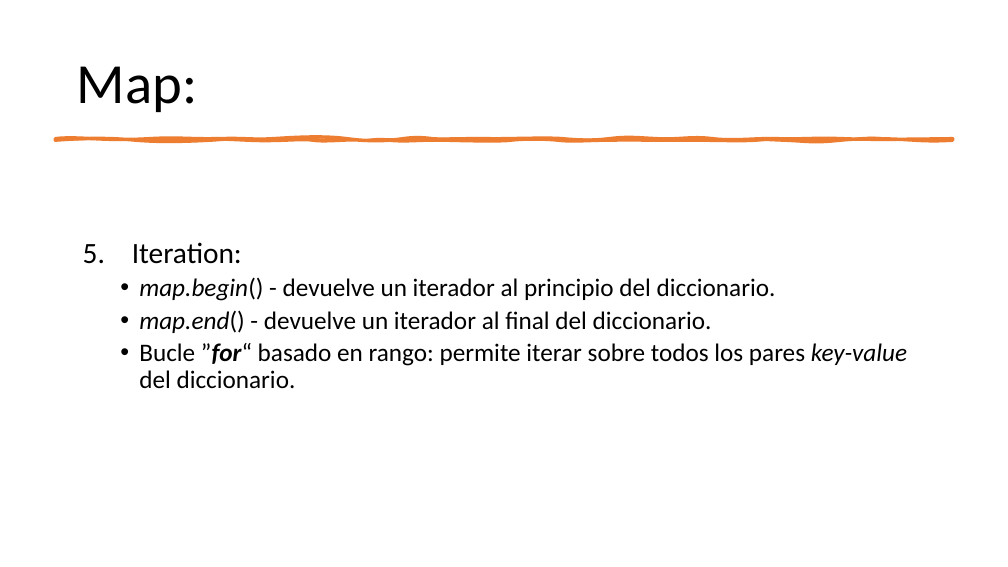
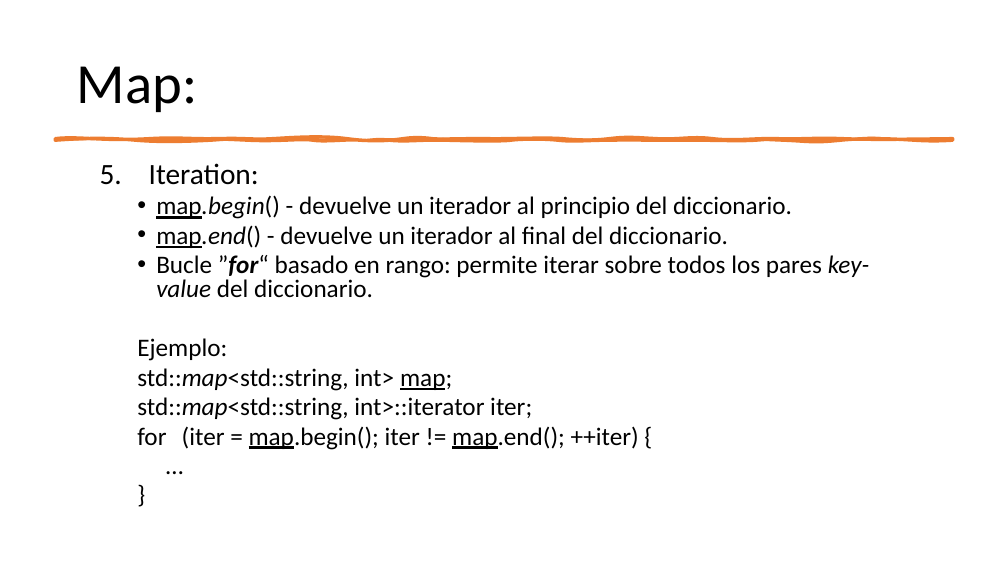
Before and after one commit to ppa-docencia-u/usm-ejemplos-estdatos, a slide deck: slide 107 of presentacion/Estructuras de datos-1.pptx. Drawn at 1008x567 pixels with LibreOffice and Linux fonts; fonts in the diff are those of the drawing. Boxes give left, top, right and bottom in pixels: in the first picture for what was removed or moved away, otherwise in the second. Text is boxed around its words. In the diff, an @@ line names an element or a change of style, - is before the commit and + after.

```diff
--- a/presentacion/Estructuras de datos-1.pptx
+++ b/presentacion/Estructuras de datos-1.pptx
@@ text "Iteration:": place and size @@
-text "Iteration:" at (132,242,907,389)
+text "Iteration:" at (137,163,869,450)
@@ text at (149,163,869,297): italic off, underline on in "map.begin()", "map.end()"; line spacing 0.9 to 0.8 @@
@@ text at (137,338,639,450): paragraphs added @@
+  Ejemplo:
+  std::map<std::string, int> map;
+  std::map<std::string, int>::iterator iter;
+  for (iter = map.begin(); iter != map.end(); ++iter) {
+  …
+  }
```
Also in this commit, not shown: 9 other slides changed, 1 slide added.
